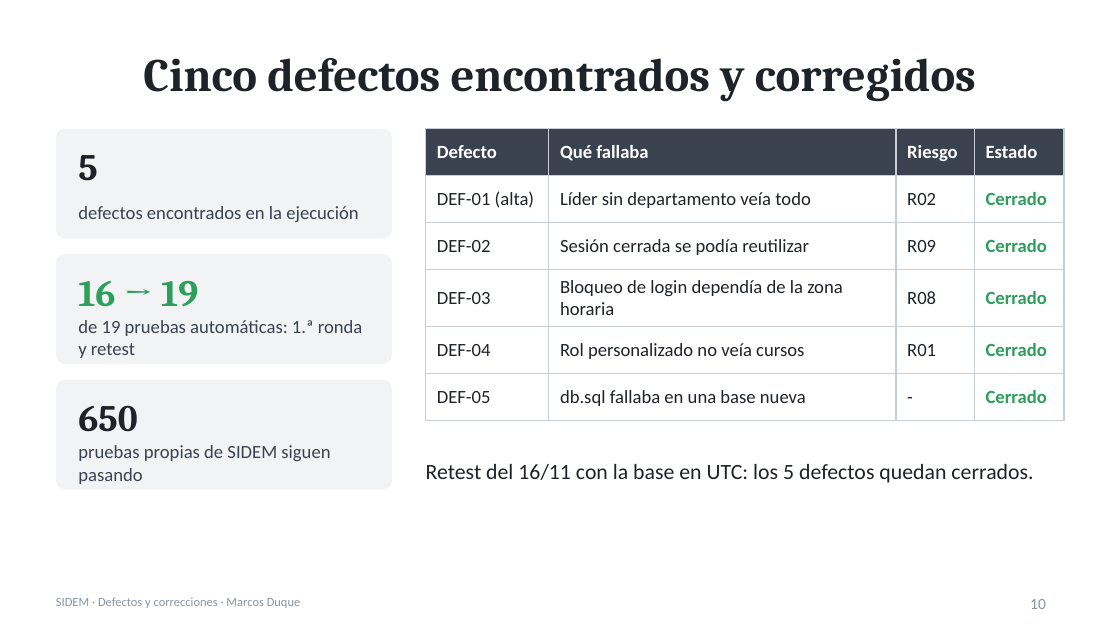
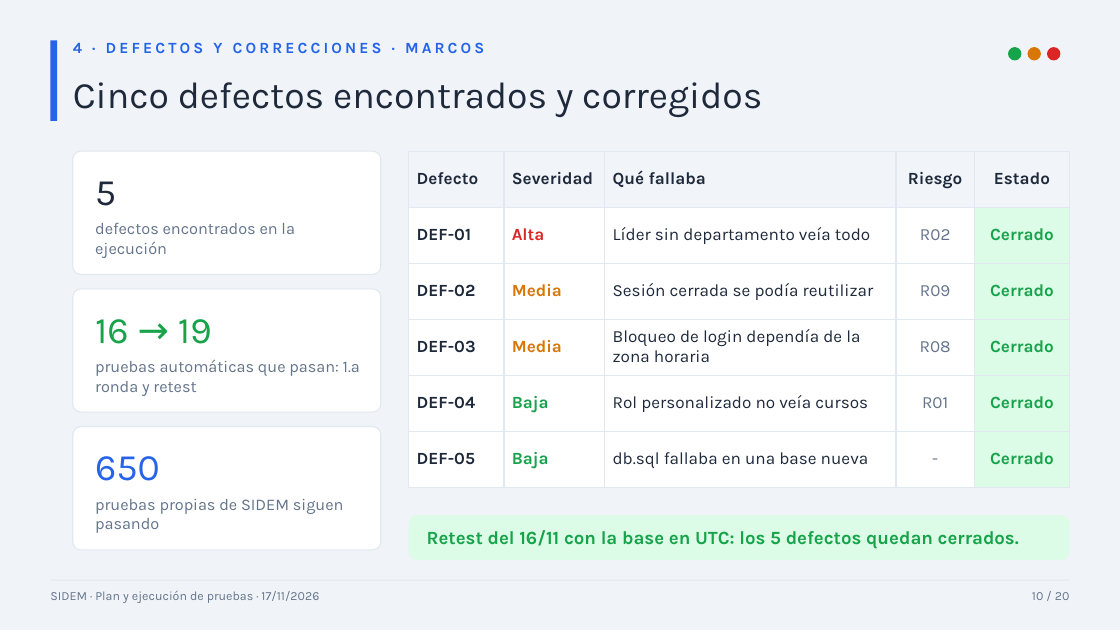
Before and after one commit to C4t-eyex/SIDEM-Plan-Pruebas, a slide deck: slide 10 of exposicion/Exposicion_SIDEM.pptx. Drawn at 1120x630 pixels with LibreOffice and Linux fonts; fonts in the diff are those of the drawing. Boxes give left, top, right and bottom in pixels: in the first picture for what was removed or moved away, otherwise in the second. Text is boxed around its words. In the diff, an @@ line names an element or a change of style, - is before the commit and + after.

```diff
--- a/exposicion/Exposicion_SIDEM.pptx
+++ b/exposicion/Exposicion_SIDEM.pptx
@@ background #FFFFFF to #F0F4F8 @@
@@ rectangle added at <box>50,40,57,121</box>, fill #2563EB @@
@@ text added at <box>73,42,484,53</box>, 10 pt, text #2563EB, bold @@
+4 · DEFECTOS Y CORRECCIONES · MARCOS
@@ ellipse added at <box>1008,47,1021,60</box>, fill #16A34A @@
@@ ellipse added at <box>1027,47,1040,60</box>, fill #D97706 @@
@@ ellipse added at <box>1047,47,1061,60</box>, fill #DC2626 @@
@@ text "Cinco defectos encontrados y corregidos": place and size @@
-text "Cinco defectos encontrados y corregidos" at <box>143,58,976,101</box>
+text "Cinco defectos encontrados y corregidos" at <box>73,82,762,117</box>
@@ text "Cinco defectos encontrados y corregidos" at <box>73,82,762,117</box>: size 30 to 24 pt, font Cambria to Karla, text colour #1F2329 to #1E293B, bold off; alignment centre to left @@
@@ rounded rectangle: place and size @@
-rounded rectangle at <box>56,129,392,239</box>
+rounded rectangle at <box>73,151,381,274</box>
@@ text "5": place and size @@
-text "5" at <box>78,155,97,181</box>
+text "5" at <box>95,181,116,206</box>
@@ text "5" at <box>95,181,116,206</box>: font Cambria to Karla, text colour #1F2329 to #1E293B, bold off @@
@@ table at <box>409,151,1070,473</box> @@
-column 1: Defecto | DEF-01 (alta) | DEF-02 | DEF-03 | DEF-04 | DEF-05
+column 1: Defecto | DEF-01 | DEF-02 | DEF-03 | DEF-04 | DEF-05
+column 2: Severidad | Alta | Media | Media | Baja | Baja
@@ table: place and size @@
-table at <box>426,129,1064,420</box>
+table at <box>409,151,1070,473</box>
@@ text "defectos encontrados en la ejecución": place and size @@
-text "defectos encontrados en la ejecución" at <box>78,206,358,222</box>
+text "defectos encontrados en la ejecución" at <box>95,223,295,258</box>
@@ text "defectos encontrados en la ejecución" at <box>95,223,295,258</box>: size 12 to 10.5 pt, font Calibri to Karla, text colour #3A4250 to #64748B; vertical alignment middle to top @@
@@ rounded rectangle: place and size @@
-rounded rectangle at <box>56,254,392,364</box>
+rounded rectangle at <box>73,289,381,412</box>
@@ text "16 → 19": place and size @@
-text "16 → 19" at <box>78,280,198,307</box>
+text "16 → 19" at <box>95,319,212,344</box>
@@ text "16 → 19" at <box>95,319,212,344</box>: font Cambria to Karla, text colour #2E9E5B to #16A34A, bold off @@
@@ text at <box>95,359,360,396</box>: text changed; size 12 to 10.5 pt; font Calibri to Karla; text colour #3A4250 to #64748B @@
-de 19 pruebas automáticas: 1.ª ronda y retest
+pruebas automáticas que pasan: 1.ª ronda y retest
@@ text "pruebas automáticas que pasan: 1.ª ..." at <box>95,359,360,396</box>: vertical alignment middle to top @@
@@ fill #F1F3F5 to #FFFFFF; outline none to #E2E8F0 0.75 pt; proportions changed in 3 elements at <box>73,151,381,274</box>, <box>73,289,381,412</box>, <box>73,427,381,550</box> @@
@@ rounded rectangle: place and size @@
-rounded rectangle at <box>56,380,392,489</box>
+rounded rectangle at <box>73,427,381,550</box>
@@ text "650": place and size @@
-text "650" at <box>78,405,137,432</box>
+text "650" at <box>95,456,160,481</box>
@@ text "650" at <box>95,456,160,481</box>: font Cambria to Karla, text colour #1F2329 to #2563EB, bold off @@
@@ text "pruebas propias de SIDEM siguen ..." at <box>95,499,343,533</box>: size 12 to 10.5 pt, font Calibri to Karla, text colour #3A4250 to #64748B; vertical alignment middle to top @@
@@ text "pruebas propias de SIDEM siguen ...": place and size @@
-text "pruebas propias de SIDEM siguen ..." at <box>78,445,330,484</box>
+text "pruebas propias de SIDEM siguen ..." at <box>95,499,343,533</box>
@@ rounded rectangle "Retest del 16/11 con la ...": place and size @@
-rounded rectangle "Retest del 16/11 con la ..." at <box>426,464,1033,483</box>
+rounded rectangle "Retest del 16/11 con la ..." at <box>409,515,1070,560</box>
@@ rounded rectangle "Retest del 16/11 con la ..." at <box>409,515,1070,560</box>: size 14 to 12 pt, font Calibri to Karla, text colour #1F2329 to #16A34A, bold on; fill none to #DCFCE7 @@
@@ line added from (50, 580) to (1070, 580), #E2E8F0 0.75 pt @@
@@ text added at <box>50,591,319,603</box>, 8 pt, text #64748B @@
+SIDEM · Plan y ejecución de pruebas · 17/11/2026
@@ text removed at <box>56,597,301,608</box> @@
-SIDEM · Defectos y correcciones · Marcos Duque
@@ text at <box>1032,592,1070,600</box>: text changed; size 10 to 8 pt; font Calibri to Karla; text colour #8A94A3 to #64748B @@
-10
+10 / 20
```
Also in this commit, not shown: 19 other slides changed, 4 other files.
